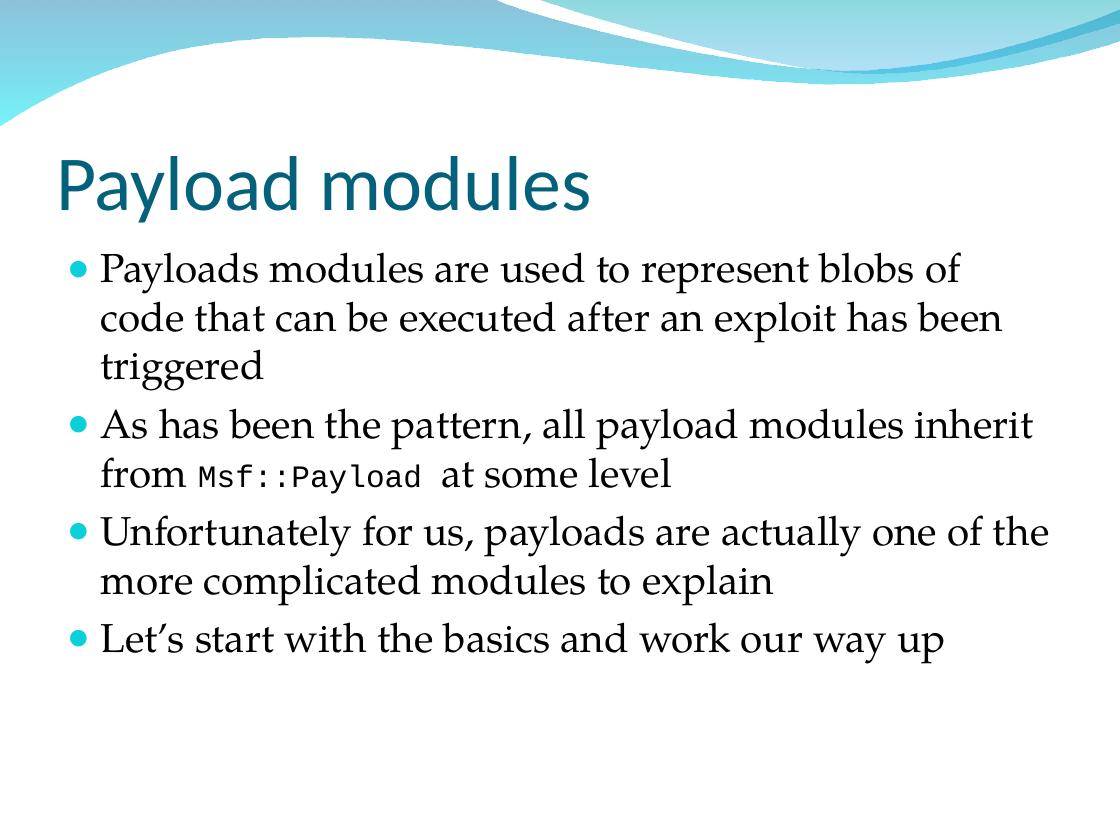
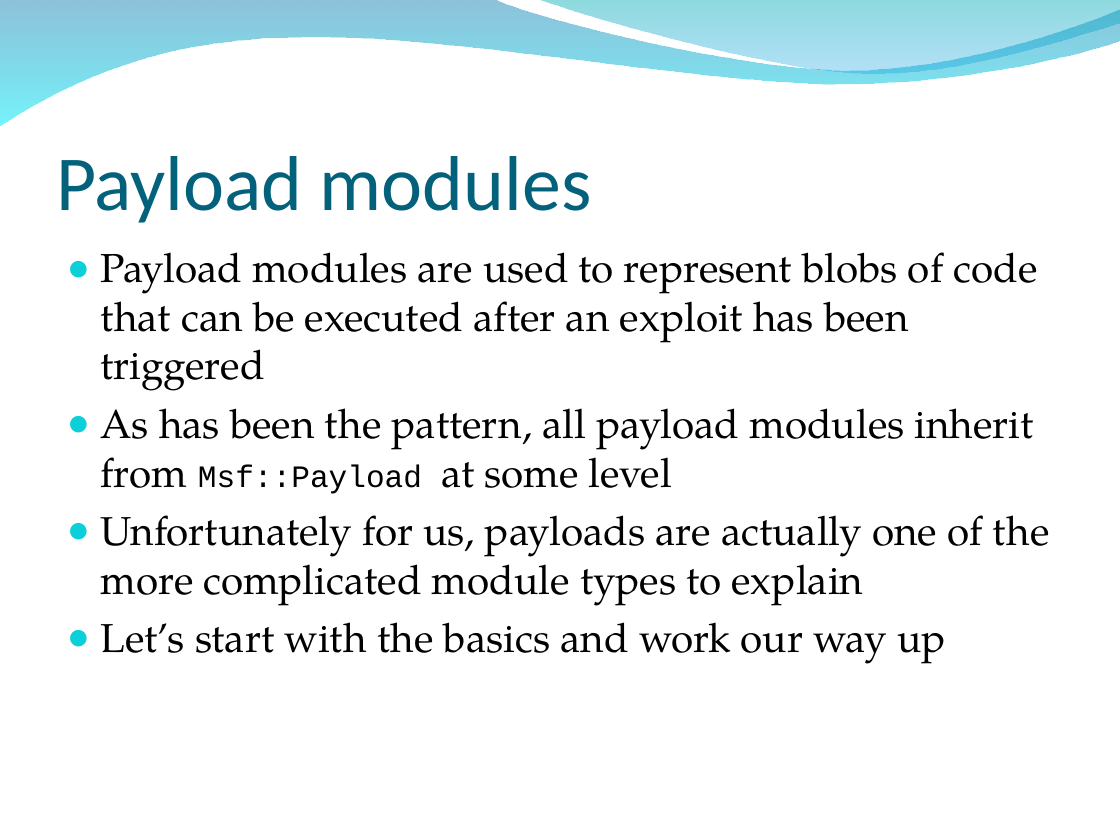
Before and after one commit to radar-webhook-testing/metasploit-framework-commits, a slide deck: slide 194 of dev/materials/msf3_internals_training/slides/bh_training_deck.ppt. Drawn at 1120x840 pixels with LibreOffice and Linux fonts; fonts in the diff are those of the drawing; background and template pictures are left out. Boxes give left, top, right and bottom in pixels: in the first picture for what was removed or moved away, otherwise in the second. Text is boxed around its words. In the diff, an @@ line names an element or a change of style, - is before the commit and + after.

```diff
--- a/dev/materials/msf3_internals_training/slides/bh_training_deck.ppt
+++ b/dev/materials/msf3_internals_training/slides/bh_training_deck.ppt
@@ text at box(100, 252, 1038, 391): text changed @@
-● Payloads modules are used to represent blobs of code that can be executed after an exploit has been triggered
+● Payload modules are used to represent blobs of code that can be executed after an exploit has been triggered
@@ text at box(100, 515, 1050, 606): text changed @@
-● Unfortunately for us, payloads are actually one of the more complicated modules to explain
+● Unfortunately for us, payloads are actually one of the more complicated module types to explain
```
Also in this commit, not shown: 5 other slides changed, 22 slides added, 4 slides removed.
